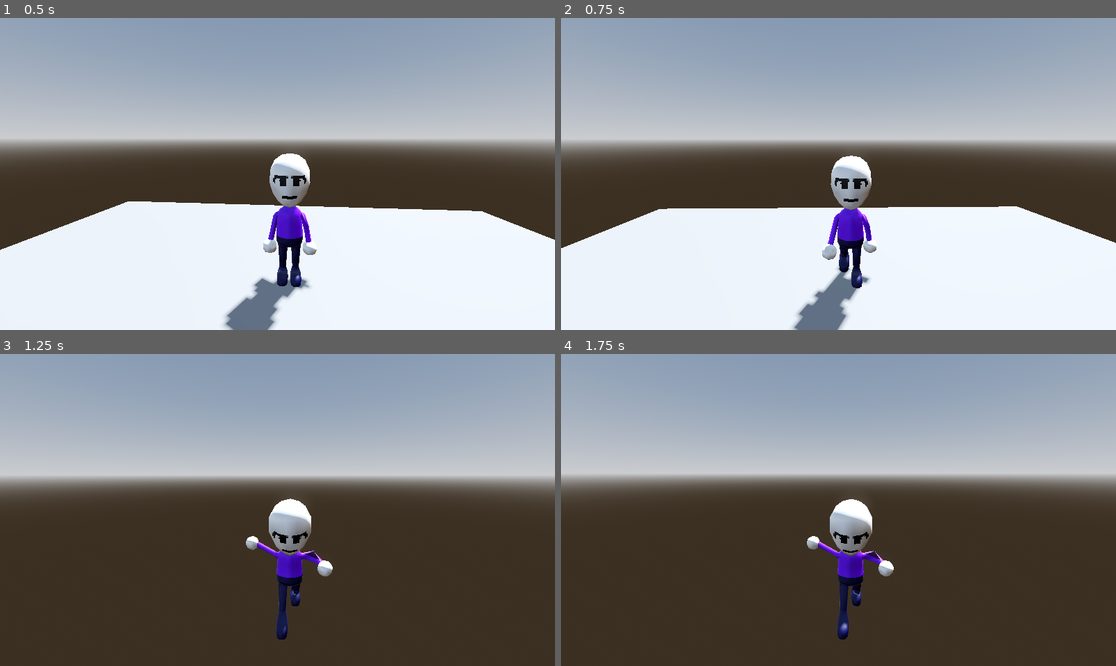
Above: before the commit, frames 1-4 (two rows, left to right).
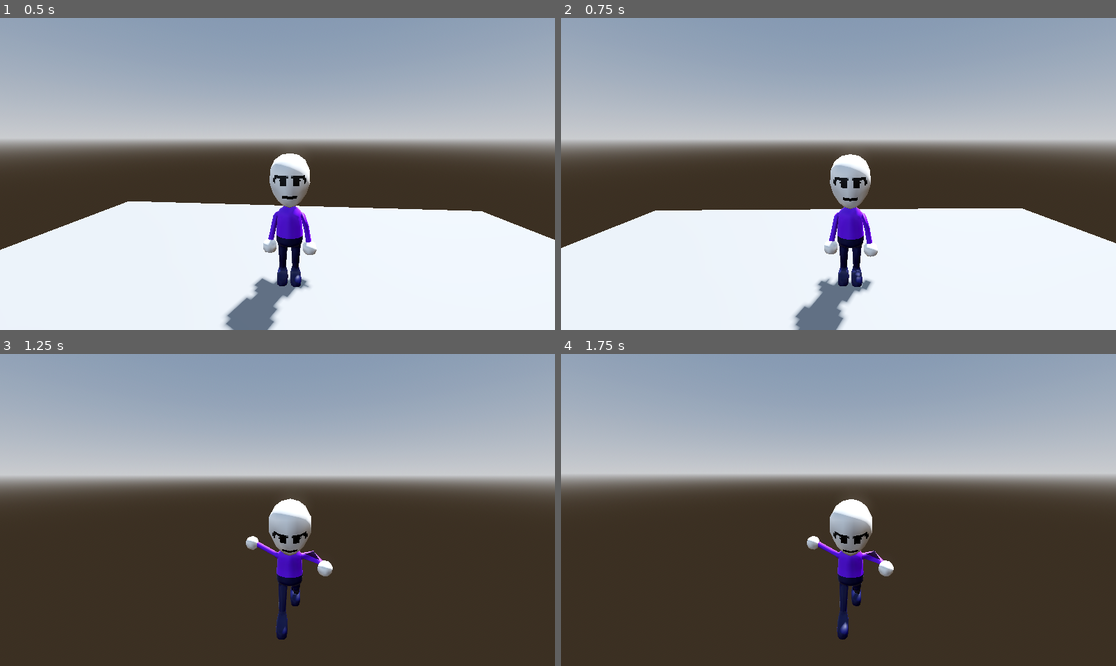
Above: after the commit, the same moments.

Repository: Zencode22/Lo-Fi_Magic
Game: Godot game, scene res://Level.tscn
The game is run twice, just before and just after one commit, with the same random seed, the same clock (stepped at 60 frames per second) and the same inputs.
Inputs (mouse positions are in pixels of both pictures, inside the frame that each line leads up to):
- Up to frame 1 (0.5 s): no input
- Up to frame 2 (0.75 s): move the mouse to (866, 174) at 0.52 s; hold W (move_forward) from 0.53 s (still down); hold Shift (run) from 0.53 s (still down)
- Up to frame 3 (1.25 s): keep holding W (move_forward); keep holding Shift (run); tap Space (jump) at 0.77, 0.8, 1.07 s
- Up to frame 4 (1.75 s): keep holding W (move_forward); move the mouse to (810, 510) at 1.27 s; release Shift (run) at 1.28 s; tap Space (jump) at 1.35, 1.52 s; tap Shift (run) at 1.55 s

Frame 1 is identical in both runs. In frame 2, 1.5% of the frame differs, in the area x 0-100%, y 43-100%; in frame 3, less than 0.1%; in frame 4, less than 0.1%.

Commit message:
Jump now 5m

Diff:
--- a/lo-fi-magic/player.gd
+++ b/lo-fi-magic/player.gd
@@ -18,14 +18,18 @@
 	input.z = Input.get_axis("move_forward", "move_back")
 
 	# Check if shift is pressed for running
-	is_running = Input.is_action_pressed("sprint")
+	is_running = Input.is_action_pressed("run")
 	var move_speed = 1200.0 * (1.5 if is_running else 1.0)
 
 	apply_central_force(twist_pivot.basis * input * move_speed * delta)
 
 	# Jump command
 	if Input.is_action_just_pressed("jump") and is_on_floor():
-		apply_central_force(Vector3.UP * 1000.0)
+		var jump_height = 5.0
+		var gravity = ProjectSettings.get_setting("physics/3d/default_gravity")
+		var initial_velocity = sqrt(2 * gravity * jump_height)
+		var jump_impulse = mass * initial_velocity
+		apply_central_impulse(Vector3.UP * jump_impulse)
 
 	if Input.is_action_just_pressed("ui_cancel"):
 		Input.set_mouse_mode(Input.MOUSE_MODE_VISIBLE)
